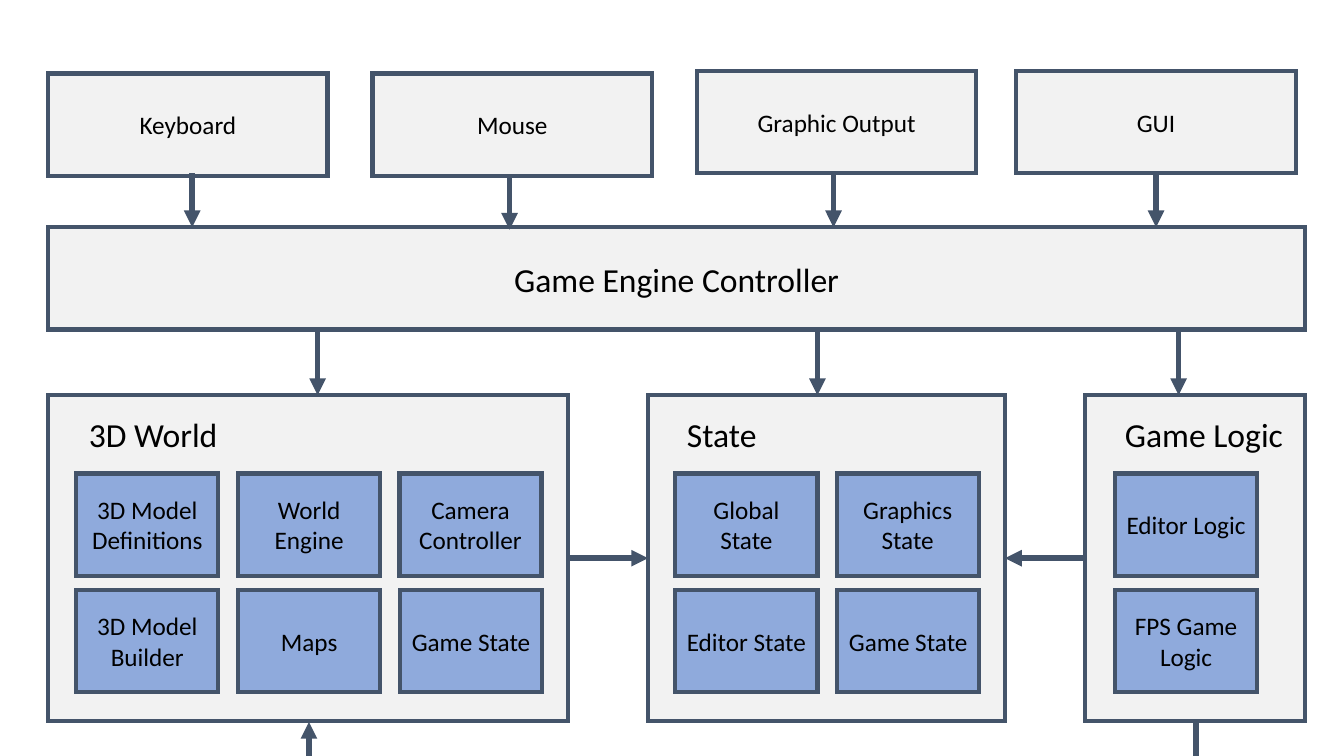
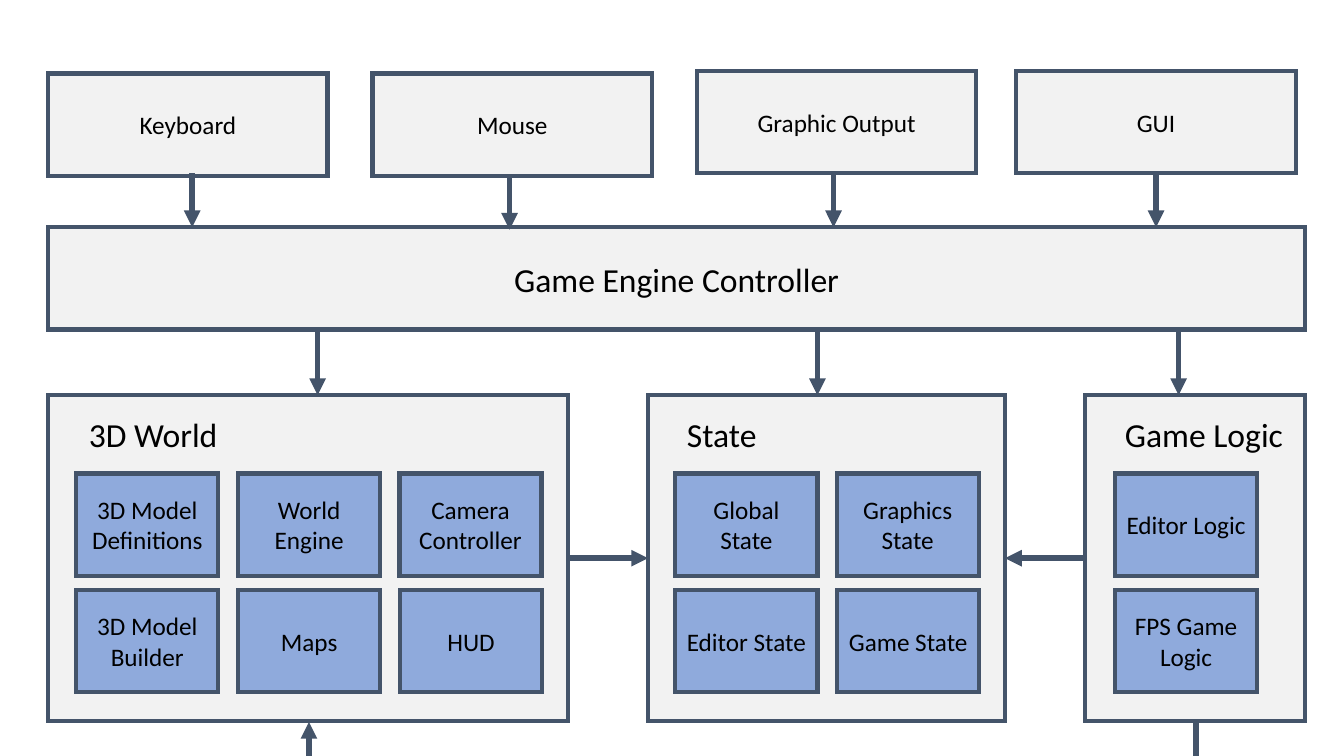
Before and after one commit to Sariohara/KihonEngine, a slide deck: slide 1 of doc/ArchitectureDiagram.pptx. Drawn at 1344x756 pixels with LibreOffice and Linux fonts; fonts in the diff are those of the drawing. Boxes give left, top, right and bottom in pixels: in the first picture for what was removed or moved away, otherwise in the second. Text is boxed around its words. In the diff, an @@ line names an element or a change of style, - is before the commit and + after.

```diff
--- a/doc/ArchitectureDiagram.pptx
+++ b/doc/ArchitectureDiagram.pptx
@@ text in rectangle at (447, 635, 494, 651): text changed @@
-Game State
+HUD
```
Also in this commit, not shown: 1 other file.
